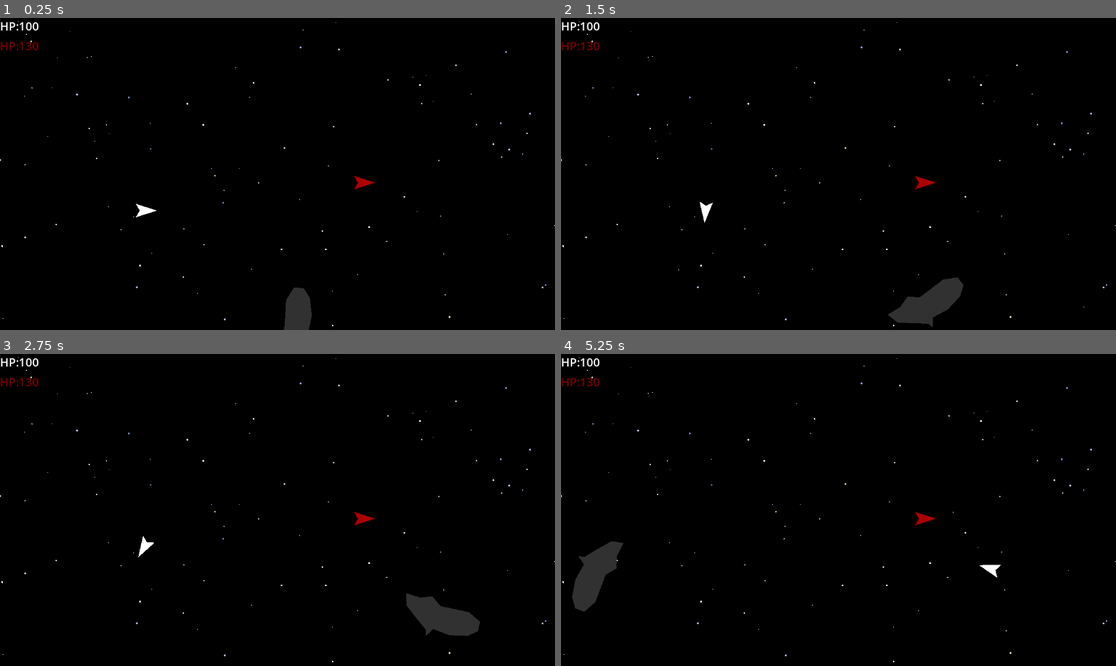
Above: before the commit, frames 1-4 (two rows, left to right).
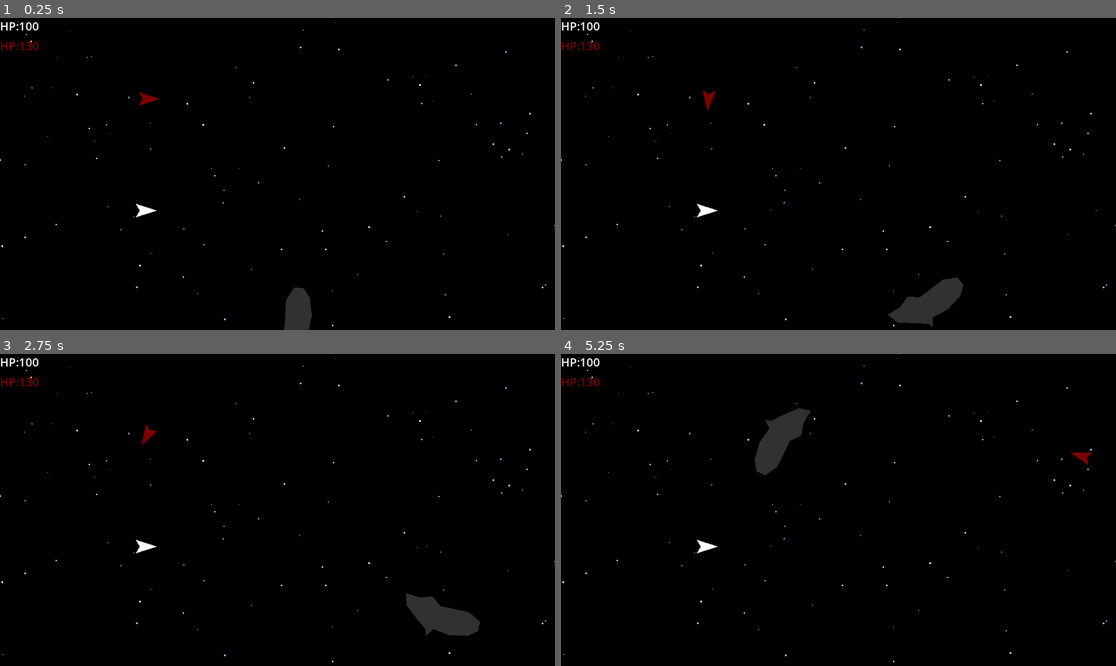
Above: after the commit, the same moments.

Repository: rybond/SpaceCombatPrototype
Game: Godot game, scene res://scenes/arena.tscn
Same seed, same stepped clock (60 frames per second), same inputs: the game is played once before the commit and once after it. Sound files missing from this copy of the repository are replaced by a short silence.
Inputs:
- Up to frame 1 (0.25 s): no input
- Up to frame 2 (1.5 s): hold Right (ui_right) 0.53-1.28 s; tap Space (fire, bound only before the commit) at 0.6, 1.35 s; hold Left (ui_left) from 1.28 s (still down)
- Up to frame 3 (2.75 s): release Left (ui_left) at 2.03 s; hold Right (ui_right) from 2.03 s (still down); tap Space (fire, bound only before the commit) at 2.1 s
- Up to frame 4 (5.25 s): release Right (ui_right) at 2.78 s; hold Up (ui_up) 2.78-3.53 s; tap Space (fire, bound only before the commit) every 0.75 s from 2.85 to 5.1 s; hold Left (ui_left) from 3.53 s (still down)

The runs differ from the first frame. In frame 1, 0.1% of the frame differs, in the area x 25-68%, y 23-56%; in frame 2, 0.2%; in frame 3, 0.2%; in frame 4, 2.4%, in the area x 2-96%, y 17-83%.

Commit message:
refactor ships to be on different keys

Diff:
--- a/project.godot
+++ b/project.godot
@@ -17,8 +17,43 @@
 
 [input]
 
-fire={
+p1_fire={
 "deadzone": 0.5,
 "events": [Object(InputEventKey,"resource_local_to_scene":false,"resource_name":"","device":0,"window_id":0,"alt_pressed":false,"shift_pressed":false,"ctrl_pressed":false,"meta_pressed":false,"pressed":false,"keycode":0,"physical_keycode":32,"key_label":0,"unicode":0,"echo":false,"script":null)
 ]
 }
+p1_thrust={
+"deadzone": 0.5,
+"events": [Object(InputEventKey,"resource_local_to_scene":false,"resource_name":"","device":0,"window_id":0,"alt_pressed":false,"shift_pressed":false,"ctrl_pressed":false,"meta_pressed":false,"pressed":false,"keycode":0,"physical_keycode":87,"key_label":0,"unicode":0,"echo":false,"script":null)
+]
+}
+p1_left={
+"deadzone": 0.5,
+"events": [Object(InputEventKey,"resource_local_to_scene":false,"resource_name":"","device":0,"window_id":0,"alt_pressed":false,"shift_pressed":false,"ctrl_pressed":false,"meta_pressed":false,"pressed":false,"keycode":0,"physical_keycode":65,"key_label":0,"unicode":0,"echo":false,"script":null)
+]
+}
+p1_right={
+"deadzone": 0.5,
+"events": [Object(InputEventKey,"resource_local_to_scene":false,"resource_name":"","device":-1,"window_id":0,"alt_pressed":false,"shift_pressed":false,"ctrl_pressed":false,"meta_pressed":false,"pressed":false,"keycode":0,"physical_keycode":68,"key_label":0,"unicode":100,"echo":false,"script":null)
+]
+}
+p2_fire={
+"deadzone": 0.5,
+"events": [Object(InputEventKey,"resource_local_to_scene":false,"resource_name":"","device":-1,"window_id":0,"alt_pressed":false,"shift_pressed":false,"ctrl_pressed":false,"meta_pressed":false,"pressed":false,"keycode":0,"physical_keycode":4194325,"key_label":0,"unicode":0,"echo":false,"script":null)
+]
+}
+p2_thrust={
+"deadzone": 0.5,
+"events": [Object(InputEventKey,"resource_local_to_scene":false,"resource_name":"","device":-1,"window_id":0,"alt_pressed":false,"shift_pressed":false,"ctrl_pressed":false,"meta_pressed":false,"pressed":false,"keycode":0,"physical_keycode":4194320,"key_label":0,"unicode":0,"echo":false,"script":null)
+]
+}
+p2_left={
+"deadzone": 0.5,
+"events": [Object(InputEventKey,"resource_local_to_scene":false,"resource_name":"","device":-1,"window_id":0,"alt_pressed":false,"shift_pressed":false,"ctrl_pressed":false,"meta_pressed":false,"pressed":false,"keycode":0,"physical_keycode":4194319,"key_label":0,"unicode":0,"echo":false,"script":null)
+]
+}
+p2_right={
+"deadzone": 0.5,
+"events": [Object(InputEventKey,"resource_local_to_scene":false,"resource_name":"","device":-1,"window_id":0,"alt_pressed":false,"shift_pressed":false,"ctrl_pressed":false,"meta_pressed":false,"pressed":false,"keycode":0,"physical_keycode":4194321,"key_label":0,"unicode":0,"echo":false,"script":null)
+]
+}
--- a/scenes/arena.tscn
+++ b/scenes/arena.tscn
@@ -6,7 +6,6 @@
 [ext_resource type="PackedScene" uid="uid://cu6crjy8lfq5m" path="res://asteroids/asteroid_large.tscn" id="3_dw7ex"]
 [ext_resource type="PackedScene" uid="uid://bboqr2wm4moh0" path="res://asteroids/asteroid_medium.tscn" id="4_qpw2d"]
 [ext_resource type="PackedScene" uid="uid://bivfe8m3cinbm" path="res://asteroids/asteroid_small.tscn" id="5_n2ybb"]
-[ext_resource type="PackedScene" uid="uid://c01qdgemigr4o" path="res://scenes/ships/enemy_ship.tscn" id="7_1u3jk"]
 [ext_resource type="Script" path="res://scenes/EnemyHealthLabel.gd" id="8_4gk0o"]
 [ext_resource type="Script" path="res://scenes/HealthLabel.gd" id="8_y3xwi"]
 
@@ -20,11 +19,14 @@
 medium_scene = ExtResource("4_qpw2d")
 small_scene = ExtResource("5_n2ybb")
 
-[node name="PlayerShip" parent="." instance=ExtResource("1_1ars5")]
+[node name="Player1Ship" parent="." instance=ExtResource("1_1ars5")]
 position = Vector2(300, 400)
 
-[node name="EnemyShip" parent="." instance=ExtResource("7_1u3jk")]
-position = Vector2(753, 342)
+[node name="PlayerController" parent="Player1Ship" index="3"]
+thrust_action = "p1_thrust"
+rotate_left_action = "p1_left"
+rotate_right_action = "p1_right"
+fire_action = "p1_fire"
 
 [node name="HealthLabel" type="Label" parent="."]
 offset_right = 40.0
@@ -42,8 +44,19 @@
 label_settings = SubResource("LabelSettings_cgh0w")
 script = ExtResource("8_4gk0o")
 
-[connection signal="health_changed" from="PlayerShip/HealthComponent" to="HealthLabel" method="_on_health_component_health_changed"]
-[connection signal="health_changed" from="EnemyShip/HealthComponent" to="EnemyHealthLabel" method="_on_health_component_health_changed"]
+[node name="Player2Ship" parent="." instance=ExtResource("1_1ars5")]
+position = Vector2(306, 168)
 
-[editable path="PlayerShip"]
-[editable path="EnemyShip"]
+[node name="ShipShape" parent="Player2Ship" index="1"]
+color = Color(0.486275, 0, 0, 1)
+
+[node name="PlayerController" parent="Player2Ship" index="3"]
+thrust_action = "p2_thrust"
+rotate_left_action = "p2_left"
+rotate_right_action = "p2_right"
+fire_action = "p2_fire"
+
+[connection signal="health_changed" from="Player1Ship/HealthComponent" to="HealthLabel" method="_on_health_component_health_changed"]
+
+[editable path="Player1Ship"]
+[editable path="Player2Ship"]
--- a/scenes/ships/enemy_ship.tscn
+++ /dev/null
@@ -1,70 +0,0 @@
-[gd_scene load_steps=10 format=3 uid="uid://c01qdgemigr4o"]
-
-[ext_resource type="Script" path="res://scenes/ships/ship.gd" id="1_mrm0i"]
-[ext_resource type="PackedScene" uid="uid://ct3edo70w38iu" path="res://projectiles/Projectile.tscn" id="2_k5emq"]
-[ext_resource type="AudioStream" uid="uid://btjdlltqmsa1i" path="res://audio/gun2.wav" id="4_4ighb"]
-[ext_resource type="Script" path="res://health_component.gd" id="5_8vov6"]
-[ext_resource type="AudioStream" uid="uid://dkx68eqg4ol3n" path="res://audio/druuge-furnace.wav" id="6_uwhs1"]
-
-[sub_resource type="CircleShape2D" id="CircleShape2D_13rxs"]
-radius = 20.0
-
-[sub_resource type="Gradient" id="Gradient_x5jko"]
-offsets = PackedFloat32Array(0.199063, 0.854801)
-colors = PackedColorArray(1, 0.627451, 0, 1, 0.552941, 0, 0.0470588, 1)
-
-[sub_resource type="GradientTexture1D" id="GradientTexture1D_v3u3o"]
-gradient = SubResource("Gradient_x5jko")
-width = 16
-
-[sub_resource type="ParticleProcessMaterial" id="ParticleProcessMaterial_p74fi"]
-particle_flag_disable_z = true
-emission_shape_offset = Vector3(1, 1, 1)
-spread = 0.0
-gravity = Vector3(0, 0, 0)
-scale_min = 2.0
-scale_max = 2.0
-color = Color(1, 1, 0, 1)
-color_ramp = SubResource("GradientTexture1D_v3u3o")
-
-[node name="EnemyShip" type="CharacterBody2D"]
-script = ExtResource("1_mrm0i")
-thrust_force = 500.0
-rotation_speed = 2.5
-max_speed = 250.0
-projectile_scene = ExtResource("2_k5emq")
-fire_cooldown = 0.1
-
-[node name="CollisionShape2D" type="CollisionShape2D" parent="."]
-shape = SubResource("CircleShape2D_13rxs")
-
-[node name="ShipShape" type="Polygon2D" parent="."]
-color = Color(0.672305, 1.76881e-06, 6.257e-07, 1)
-polygon = PackedVector2Array(26, 0, -18, -14, -10, 0, -18, 14)
-
-[node name="FireCooldownTimer" type="Timer" parent="."]
-one_shot = true
-
-[node name="Thruster" type="GPUParticles2D" parent="."]
-position = Vector2(-18, 0)
-rotation = 3.14159
-amount = 24
-process_material = SubResource("ParticleProcessMaterial_p74fi")
-lifetime = 0.6
-
-[node name="gun2sound" type="AudioStreamPlayer2D" parent="."]
-stream = ExtResource("4_4ighb")
-
-[node name="HealthComponent" type="Node" parent="."]
-script = ExtResource("5_8vov6")
-max_health = 150
-
-[node name="ExplosionSound" type="AudioStreamPlayer2D" parent="."]
-stream = ExtResource("6_uwhs1")
-
-[node name="RespawnTimer" type="Timer" parent="."]
-wait_time = 2.5
-one_shot = true
-
-[connection signal="died" from="HealthComponent" to="." method="_on_died"]
-[connection signal="health_changed" from="HealthComponent" to="." method="_on_health_changed"]
--- a/scenes/ships/ship.tscn
+++ b/scenes/ships/ship.tscn
@@ -1,14 +1,11 @@
-[gd_scene load_steps=11 format=3 uid="uid://tuarrcu60k8f"]
+[gd_scene load_steps=10 format=3 uid="uid://tuarrcu60k8f"]
 
 [ext_resource type="Script" path="res://scenes/ships/ship.gd" id="1_uby25"]
 [ext_resource type="Script" path="res://scenes/ships/PlayerController.gd" id="2_8bvab"]
 [ext_resource type="PackedScene" uid="uid://ct3edo70w38iu" path="res://projectiles/Projectile.tscn" id="2_xtfmq"]
-[ext_resource type="AudioStream" uid="uid://bws0vcix371o8" path="res://audio/gun2.wav" id="4_mtbhb"]
+[ext_resource type="AudioStream" uid="uid://btjdlltqmsa1i" path="res://audio/gun2.wav" id="4_mtbhb"]
 [ext_resource type="Script" path="res://health_component.gd" id="5_b2dcy"]
-[ext_resource type="AudioStream" uid="uid://c0rmxloyw8l12" path="res://audio/druuge-furnace.wav" id="6_b50nl"]
-
-[sub_resource type="CircleShape2D" id="CircleShape2D_13rxs"]
-radius = 20.0
+[ext_resource type="AudioStream" uid="uid://dkx68eqg4ol3n" path="res://audio/druuge-furnace.wav" id="6_b50nl"]
 
 [sub_resource type="Gradient" id="Gradient_x5jko"]
 offsets = PackedFloat32Array(0.199063, 0.854801)
@@ -33,8 +30,8 @@
 thrust_force = 1000.0
 projectile_scene = ExtResource("2_xtfmq")
 
-[node name="CollisionShape2D" type="CollisionShape2D" parent="."]
-shape = SubResource("CircleShape2D_13rxs")
+[node name="CollisionPolygon2D" type="CollisionPolygon2D" parent="."]
+polygon = PackedVector2Array(26, 0, -18, -14, -10, 0, -18, 14)
 
 [node name="ShipShape" type="Polygon2D" parent="."]
 polygon = PackedVector2Array(26, 0, -18, -14, -10, 0, -18, 14)
Not shown: 1 places in scenes/arena.tscn that only renumber resources
